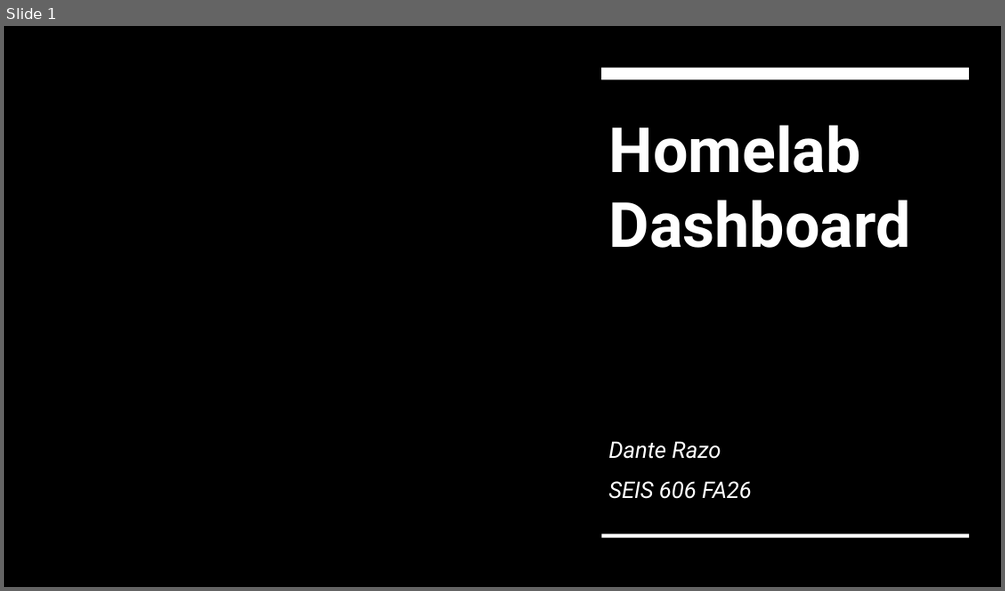
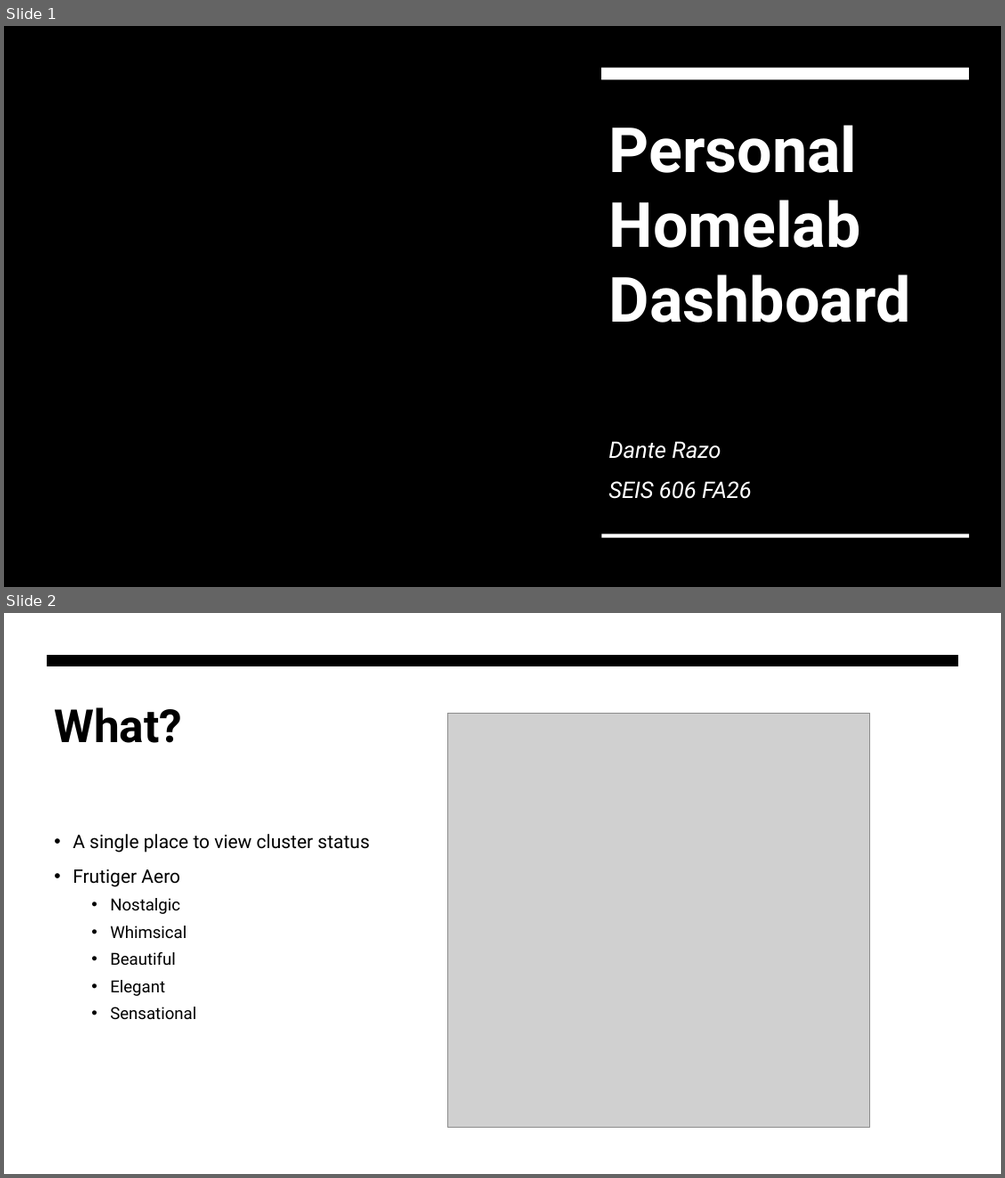
Before and after one commit to danterazo/seis-606, a slide deck: project/deliverables/project-presentation.pptx. Shown one above the other, each under a label of ours: slide 1 before the commit, slides 1 and 2 after it. The pictures are 1005x591 and 1005x1178 pixels, drawn with LibreOffice and Linux fonts; fonts in the diff are those of the drawing; grey boxes stand for pictures; background and template pictures are left out. Boxes give left, top, right and bottom in pixels: in the first picture for what was removed or moved away, otherwise in the second. Text is boxed around its words. In the diff, an @@ line names an element or a change of style, - is before the commit and + after.

```diff
--- a/project/deliverables/project-presentation.pptx
+++ b/project/deliverables/project-presentation.pptx
@@ slide 2 added at <box>4,613,1001,1174</box>, background #FFFFFF @@
@@ freeform shape added at <box>47,655,959,666</box>, fill #000000 @@
@@ title added at <box>54,707,182,743</box>, 44 pt, text #000000, bold @@
+What?
@@ picture added at <box>448,714,870,1127</box> @@
@@ text added at <box>73,834,369,1020</box>, 16 pt, text #000000 @@
+• A single place to view cluster status
+• Frutiger Aero
+  • Nostalgic
+  • Whimsical
+  • Beautiful
+  • Elegant
+  • Sensational
@@ slide 1 changed as well @@
@@ title at <box>609,125,911,322</box>: text changed @@
-Homelab Dashboard
+Personal
+Homelab Dashboard
```
Also in this commit, not shown: 1 other slide changed, 5 other slides added, 3 slides removed.
